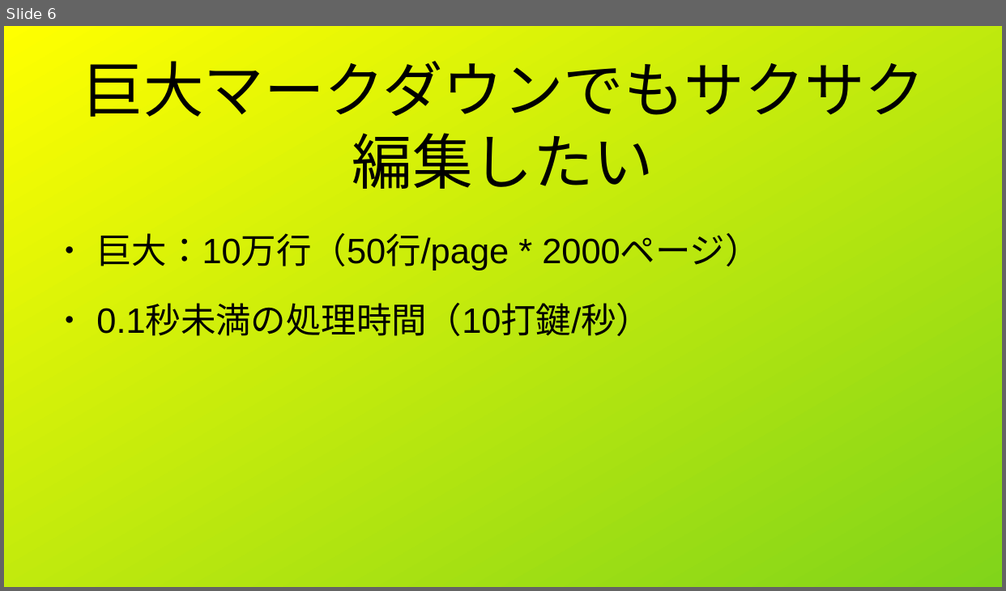
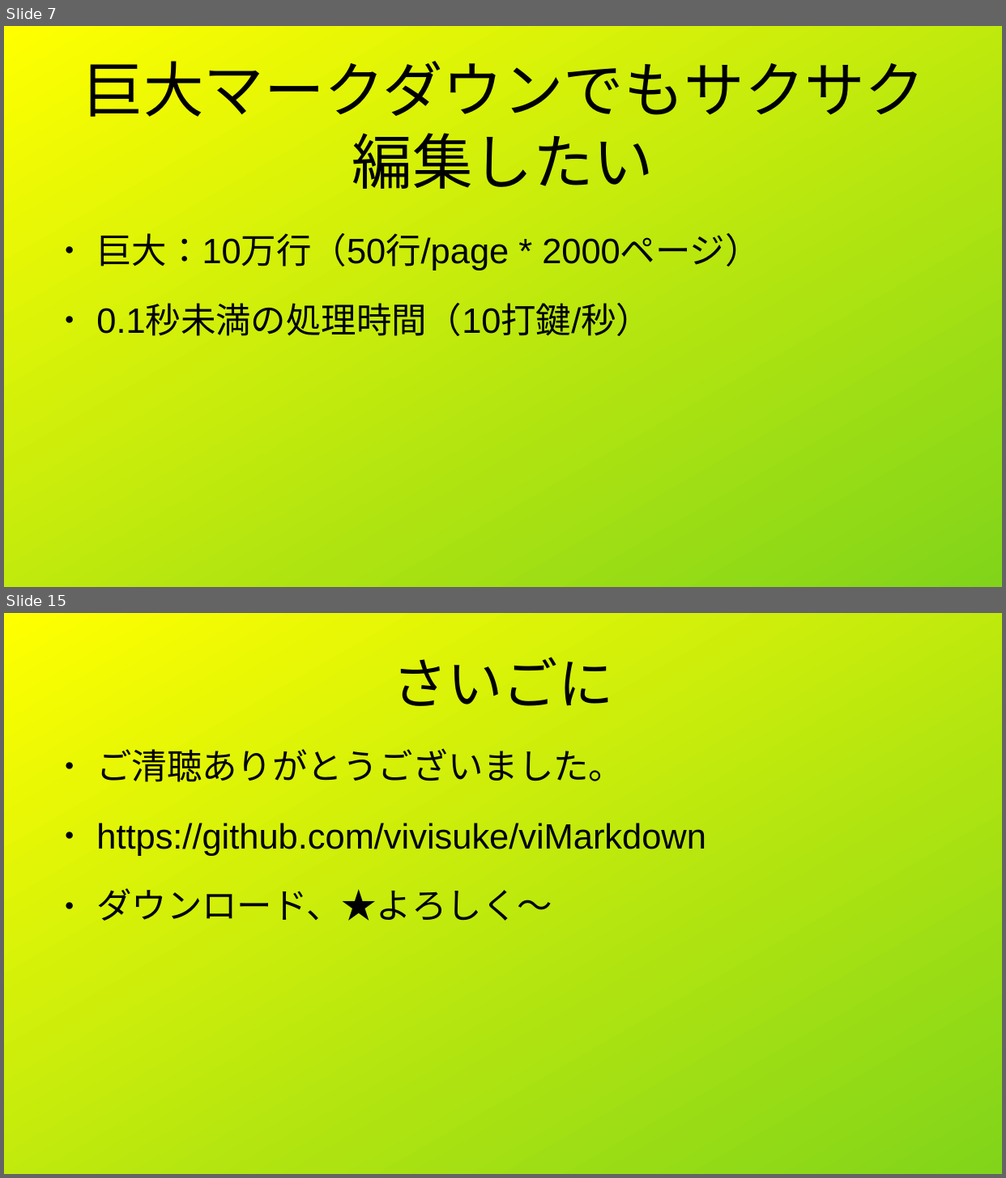
Before and after one commit to vivisuke/viMarkdown, a slide deck: tech/ja/LT20260913/10万行でもサクサク編集.odp. Shown one above the other, each under a label of ours: slide 6 before the commit, slides 7 and 15 after it; the slides between them are not shown. The pictures are 1006x591 and 1006x1178 pixels, drawn with LibreOffice and Linux fonts; fonts in the diff are those of the drawing. Boxes give left, top, right and bottom in pixels: in the first picture for what was removed or moved away, otherwise in the second. Text is boxed around its words. In the diff, an @@ line names an element or a change of style, - is before the commit and + after.

```diff
--- a/tech/ja/LT20260913/10万行でもサクサク編集.odp
+++ b/tech/ja/LT20260913/10万行でもサクサク編集.odp
@@ slide 15 added at box(4, 613, 1002, 1174), background gradient #FFFF00 to #81D41A @@
@@ title added at box(392, 657, 613, 706), 44 pt, text #000000 @@
+さいごに
@@ text added at box(96, 748, 706, 921), 28 pt, text #000000 @@
+● ご清聴ありがとうございました。
+● https://github.com/vivisuke/viMarkdown
+● ダウンロード、★よろしく～
@@ what was slide 6 is now slide 7 @@
```
Also in this commit, not shown: 6 slides changed, 5 other slides added, 2 slides removed, 9 other files.
